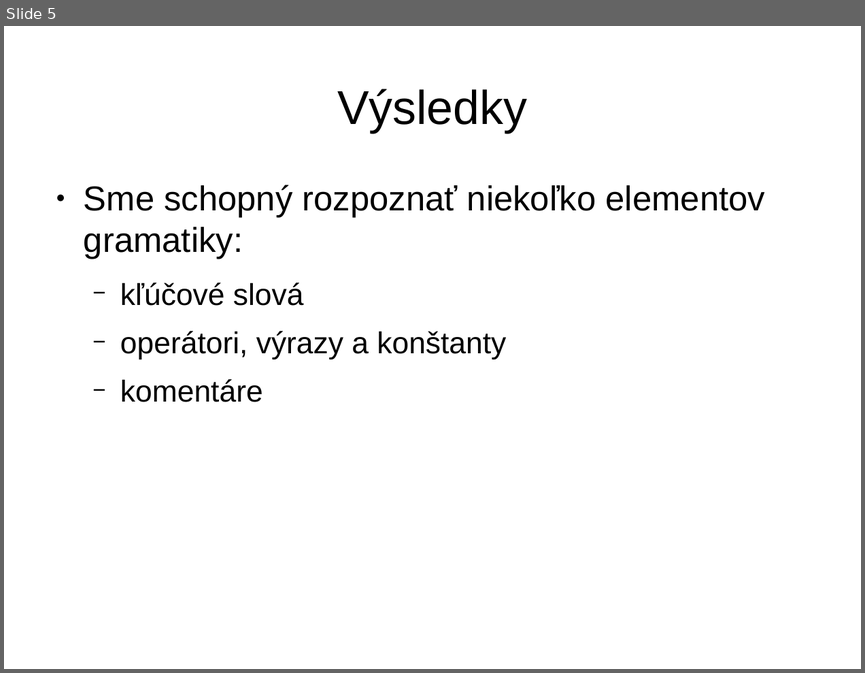
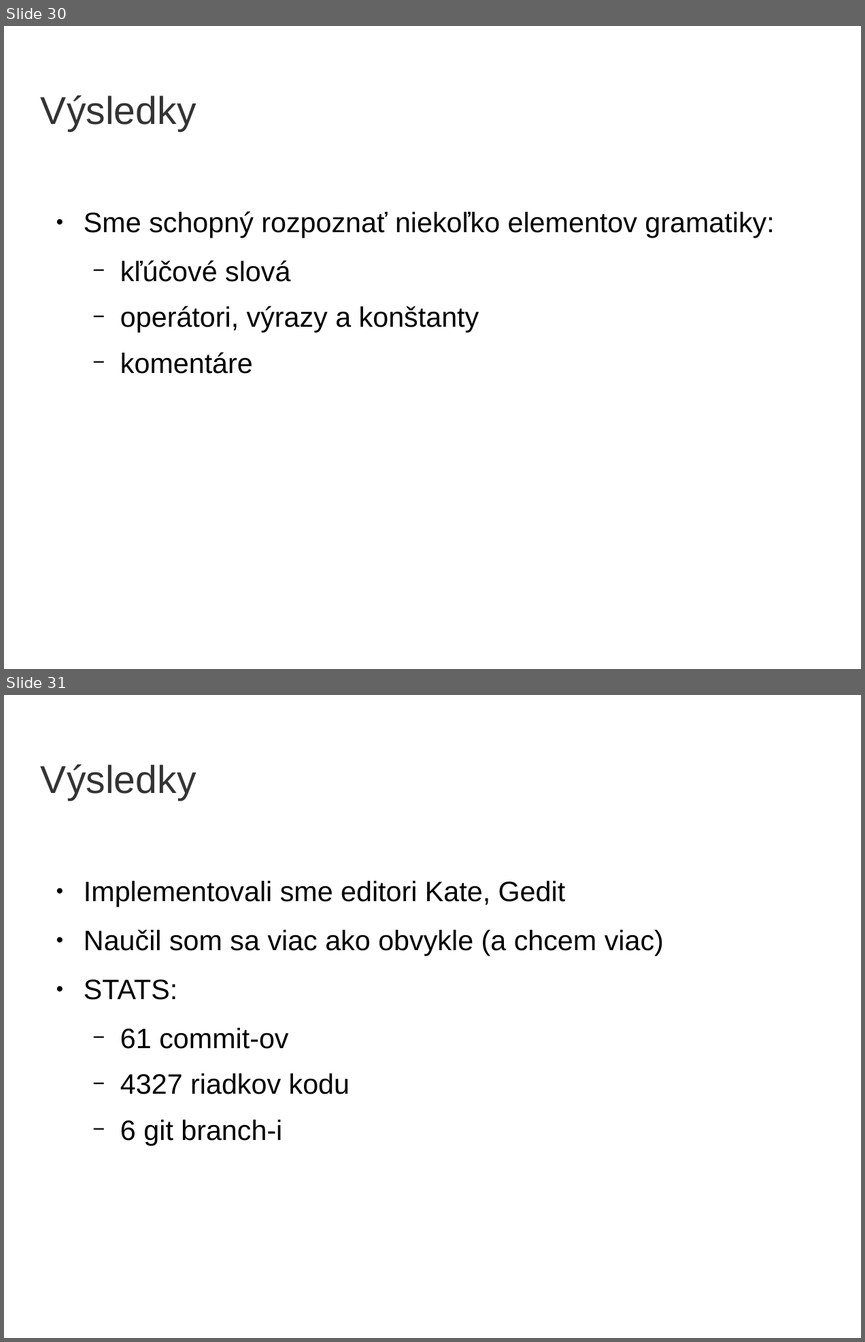
Before and after one commit to yin/syntaxer, a slide deck: obhajoba/bc2014-obhajoba15-prezentacia.odp. Shown one above the other, each under a label of ours: slide 5 before the commit, slides 30 and 31 after it. The pictures are 865x673 and 865x1342 pixels, drawn with LibreOffice and Linux fonts; fonts in the diff are those of the drawing; background and template pictures are left out. Boxes give left, top, right and bottom in pixels: in the first picture for what was removed or moved away, otherwise in the second. Text is boxed around its words. In the diff, an @@ line names an element or a change of style, - is before the commit and + after.

```diff
--- a/obhajoba/bc2014-obhajoba15-prezentacia.odp
+++ b/obhajoba/bc2014-obhajoba15-prezentacia.odp
@@ slide 31 added at box(4, 695, 861, 1338), background picture (left out) @@
@@ title added at box(41, 764, 196, 800), 36 pt, text #333333 @@
+Výsledky
@@ text added at box(84, 881, 664, 1145), 26 pt, text #000000 @@
+● Implementovali sme editori Kate, Gedit
+● Naučil som sa viac ako obvykle (a chcem viac)
+● STATS:
+  − 61 commit-ov
+  − 4327 riadkov kodu
+  − 6 git branch-i
@@ what was slide 5 is now slide 30 @@
@@ slide 30 changed as well @@
@@ title "Výsledky": place and size @@
-title "Výsledky" at box(337, 89, 527, 133)
+title "Výsledky" at box(41, 95, 196, 131)
@@ title "Výsledky" at box(41, 95, 196, 131): size 44 to 36 pt, text colour #000000 to #333333; alignment centre to left @@
@@ text "Sme schopný rozpoznať niekoľko elementov ...": place and size @@
-text "Sme schopný rozpoznať niekoľko elementov ..." at box(84, 184, 765, 402)
+text "Sme schopný rozpoznať niekoľko elementov ..." at box(84, 211, 774, 373)
@@ text "Sme schopný rozpoznať niekoľko elementov ..." at box(84, 211, 774, 373): size 32 to 26 pt in "Sme schopný rozpoznať niekoľko elementov gramatiky:"; size 28 to 26 pt in "kľúčové slová", "operátori, výrazy a konštanty", "komentáre" @@
```
Also in this commit, not shown: 2 other slides changed, 31 other slides added, 7 slides removed, 31 other files.
